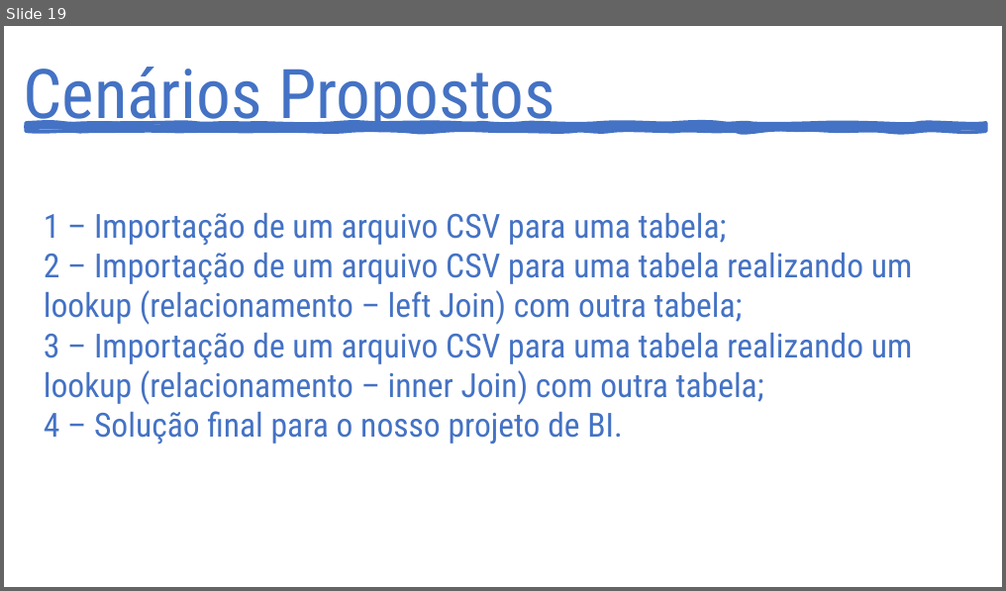
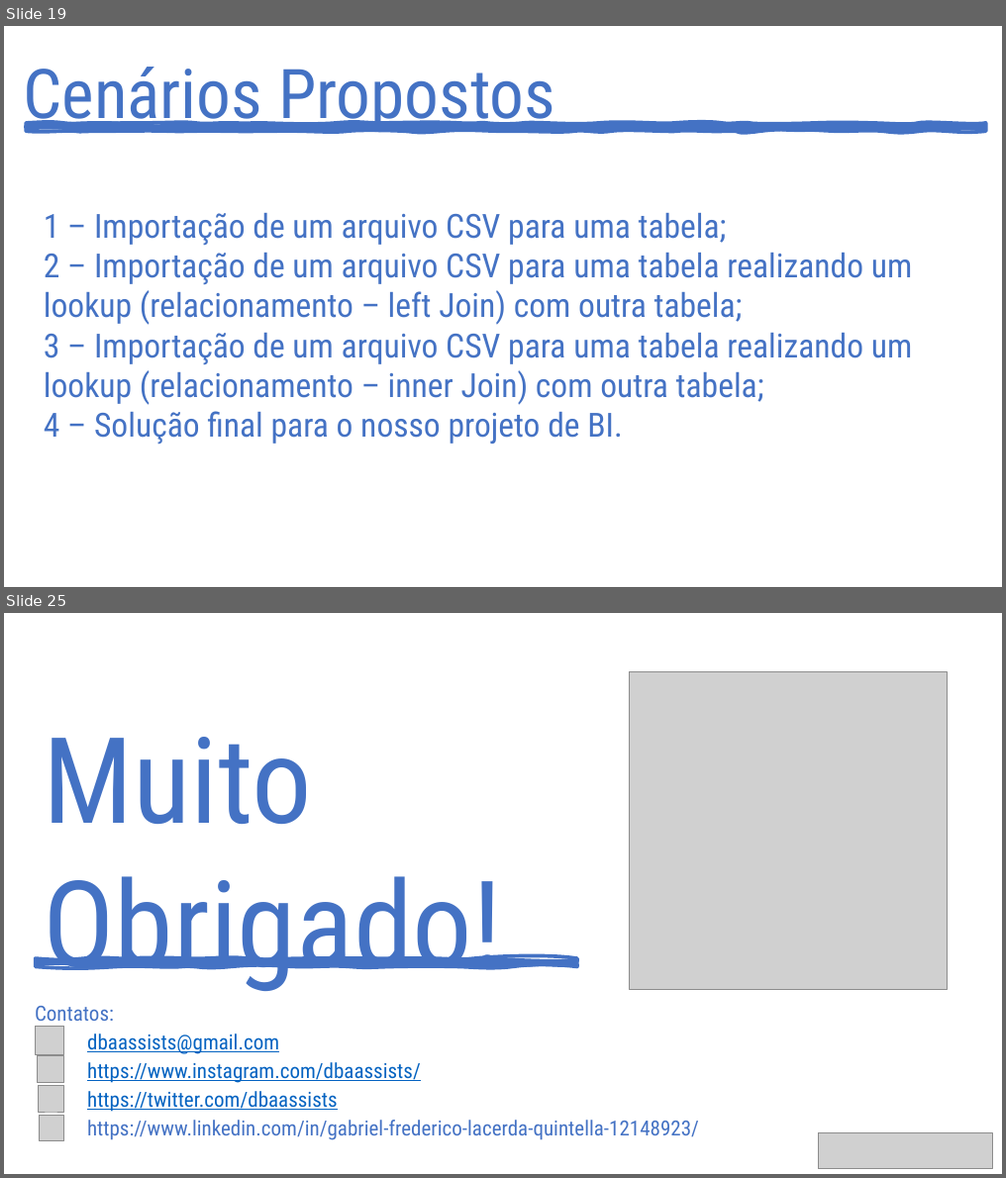
Before and after one commit to dbaassists/Palestra, a slide deck: Apresentação/PALESTRA.pptx. Shown one above the other, each under a label of ours: slide 19 before the commit, slides 19 and 25 after it; the slides between them are not shown. The pictures are 1006x591 and 1006x1178 pixels, drawn with LibreOffice and Linux fonts; fonts in the diff are those of the drawing; grey boxes stand for pictures. Boxes give left, top, right and bottom in pixels: in the first picture for what was removed or moved away, otherwise in the second. Text is boxed around its words. In the diff, an @@ line names an element or a change of style, - is before the commit and + after.

```diff
--- a/Apresentação/PALESTRA.pptx
+++ b/Apresentação/PALESTRA.pptx
@@ slide 25 added at [4, 613, 1002, 1174], background #FFFFFF @@
@@ picture added at [629, 671, 947, 989] @@
@@ text added at [43, 737, 502, 991], 115 pt, text #4472C4 @@
+Muito Obrigado!
@@ freeform shape added at [36, 959, 577, 967], fill #4472C4, outline #4472C4 3.5 pt @@
@@ text added at [35, 1006, 699, 1141], 20 pt, text #0563C1, underline @@
+Contatos:
+dbaassists@gmail.com
+https://www.instagram.com/dbaassists/
+https://twitter.com/dbaassists
+https://www.linkedin.com/in/gabriel-frederico-lacerda-quintella-12148923/
@@ picture added at [36, 1026, 63, 1055] @@
@@ picture added at [37, 1057, 63, 1083] @@
@@ picture added at [38, 1086, 63, 1112] @@
@@ picture added at [39, 1116, 63, 1142] @@
@@ picture added at [818, 1134, 992, 1169] @@
```
Also in this commit, not shown: 5 slides changed, 2 other slides added.
